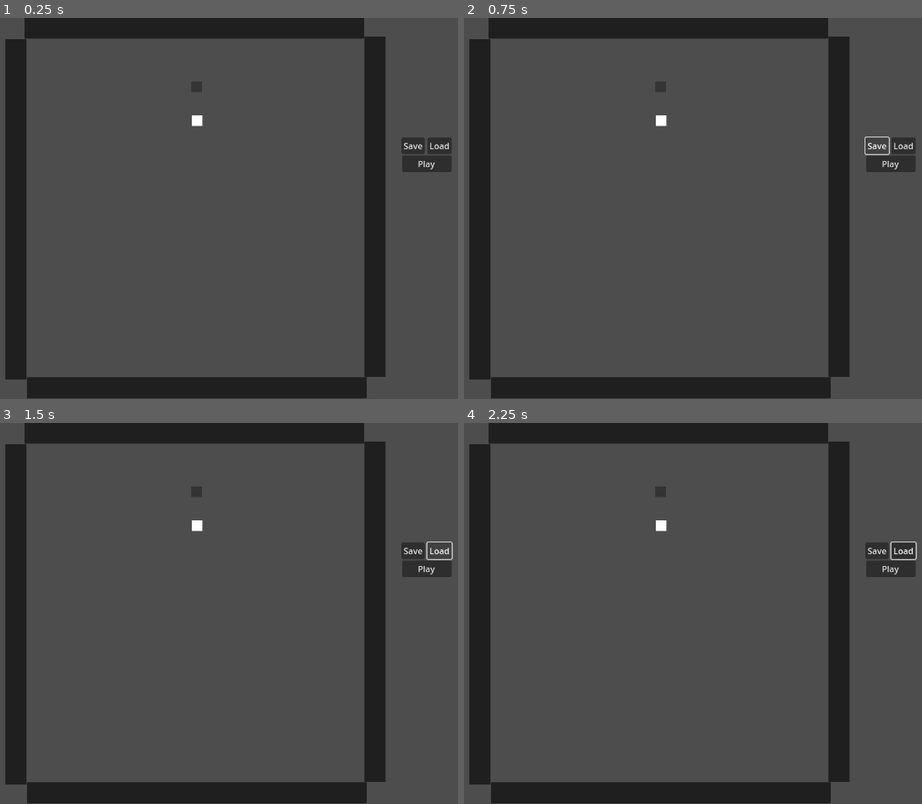
Above: before the commit, frames 1-4 (two rows, left to right).
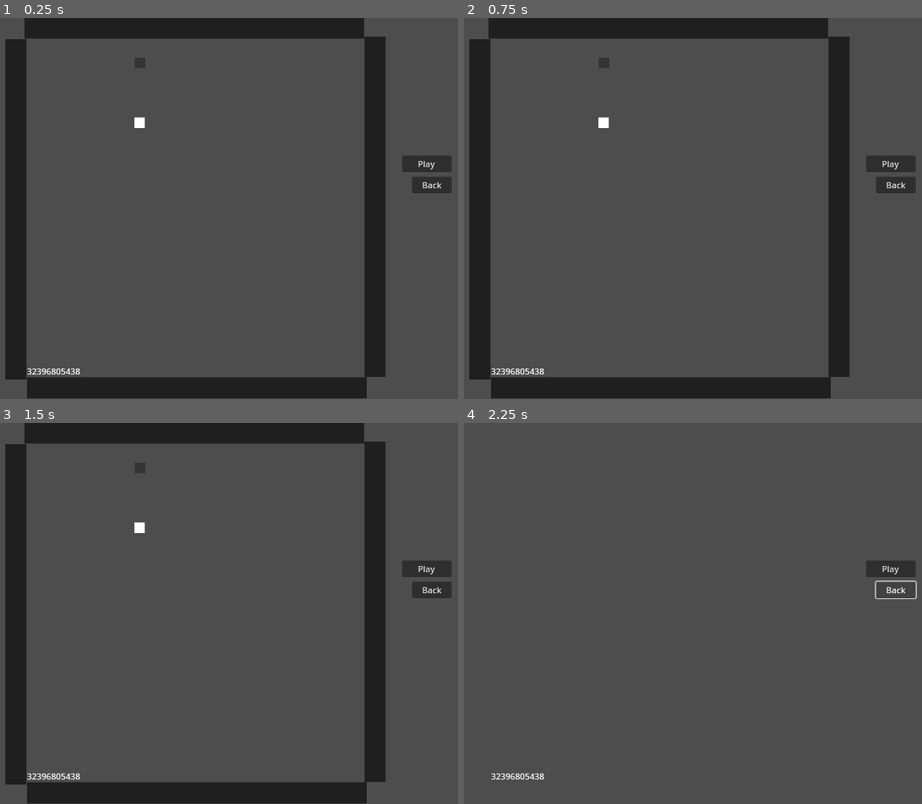
Above: after the commit, the same moments.

Repository: bjornarprytz/recursive-devices
Game: Godot game, scene res://main.tscn
The game is run twice, just before and just after one commit, with the same random seed, the same clock (stepped at 60 frames per second) and the same inputs.
Inputs (mouse positions are in pixels of both pictures, inside the frame that each line leads up to):
- Up to frame 1 (0.25 s): no input
- Up to frame 2 (0.75 s): click (876, 147) at 0.5 s, where only the run before the commit has a clickable "Save"
- Up to frame 3 (1.5 s): click (439, 552) at 1.25 s, where only the run before the commit has a clickable "Load"
- Up to frame 4 (2.25 s): click (894, 590) at 2 s, where only the run after the commit has a clickable "Back"

The runs differ from the first frame. In frame 1, 1.1% of the frame differs, in the area x 5-99%, y 10-94%; in frame 2, 1.0%; in frame 3, 1.0%; in frame 4, 17%, in the area x 1-99%, y 0-100%.
Error before the commit: Trying to return an array of type "Array" where expected return type is "Array[Device]". (res://device/deviceState.gd:27)
Error after the commit: Invalid call. Nonexistent function 'loadState' in base 'Nil'. (res://device/deviceEdit.gd:46)

Commit message:
wip device stack

Diff:
--- /dev/null
+++ b/src/autoload/meta.gd
@@ -0,0 +1,16 @@
+class_name MetaGame
+extends Node
+
+## These should be DeviceConfig scenes
+@export var puzzles: PackedScene
+
+var _devices: Dictionary = {}
+
+func getDeviceConfig(deviceId: int) -> DeviceConfig:
+	if not _devices.has(deviceId):
+		return null
+
+	return _devices[deviceId]
+
+func insertDeviceConfig(deviceConfig: DeviceConfig):
+	_devices[deviceConfig.id] = deviceConfig
--- /dev/null
+++ b/src/autoload/meta.tscn
@@ -0,0 +1,8 @@
+[gd_scene load_steps=3 format=3 uid="uid://banl07l8lip1y"]
+
+[ext_resource type="Script" path="res://autoload/meta.gd" id="1_bbulp"]
+[ext_resource type="PackedScene" uid="uid://bl83mm55dudci" path="res://puzzles/puzzle1.tscn" id="2_oax6p"]
+
+[node name="Meta" type="Node2D"]
+script = ExtResource("1_bbulp")
+puzzles = ExtResource("2_oax6p")
--- a/src/device/device.gd
+++ b/src/device/device.gd
@@ -8,34 +8,34 @@
 var missing_inputs: Array[InputSpec]
 
 func _ready() -> void:
-    specs.inputs = [InputSpec.new([SampleSpecs.Shape.SQUARE])]
-    specs.output = [SampleSpecs.new()]
-    missing_inputs = specs.inputs.duplicate()
+	specs.inputs = [InputSpec.new([SampleSpecs.Shape.SQUARE])]
+	specs.output = [SampleSpecs.new()]
+	missing_inputs = specs.inputs.duplicate()
 
 func _on_sensor_body_entered(body: Node2D) -> void:
-    if body is Sample:
-        _try_add_input(body)
+	if body is Sample:
+		_try_add_input(body)
 
 func _try_add_input(sample: Sample):
-    for i in range(missing_inputs.size()):
-        if missing_inputs[i].validateInput(sample.specs):
-            missing_inputs.remove_at(i)
-            sample.queue_free()
-            break
+	for i in range(missing_inputs.size()):
+		if missing_inputs[i].validateInput(sample.specs):
+			missing_inputs.remove_at(i)
+			sample.queue_free()
+			break
 
-    if missing_inputs.size() == 0:
-        _on_all_inputs_received()
+	if missing_inputs.size() == 0:
+		_on_all_inputs_received()
 
 func _on_all_inputs_received():
-    for i in range(specs.output.size()):
-        var outputSpec = specs.output[i]
-        var sample = Create.sample(outputSpec)
-        print("MY position: ", global_position)
-        sample.global_position = global_position + Vector2(0, 50)
-        print("Sample position: ", sample.global_position)
-        get_parent().add_child.call_deferred(sample)
+	for i in range(specs.output.size()):
+		var outputSpec = specs.output[i]
+		var sample = Create.sample(outputSpec)
+		print("MY position: ", global_position)
+		sample.global_position = global_position + Vector2(0, 50)
+		print("Sample position: ", sample.global_position)
+		get_parent().add_child.call_deferred(sample)
 
-    missing_inputs = specs.inputs.duplicate()
+	missing_inputs = specs.inputs.duplicate()
 
 func _on_button_pressed() -> void:
-    clicked.emit(self)
+	clicked.emit(self)
--- a/src/device/deviceConfig.gd
+++ b/src/device/deviceConfig.gd
@@ -1,7 +1,13 @@
 class_name DeviceConfig
 extends Resource
 
-var initialState: PackedScene
+## This is the ID of the state first passed to the constructor of this class
+var id: int
+@export var initialState: PackedScene
+
+func _init(state: DeviceState) -> void:
+	id = state.get_instance_id()
+	saveState(state)
 
 func saveState(state: DeviceState):
 	var scene = PackedScene.new()
--- a/src/device/deviceEdit.gd
+++ b/src/device/deviceEdit.gd
@@ -1,36 +1,66 @@
 class_name DeviceEdit
 extends Node2D
 
-var config: DeviceConfig = DeviceConfig.new()
+## This is the puzzle you have to solve
+var configStack: Array[DeviceConfig] = []
+
+var _currentConfig: DeviceConfig:
+    get:
+        if configStack.size() == 0:
+            return null
+        return configStack[0]
 
 @onready var _deviceState: DeviceState = $DeviceState
+@onready var _deviceId: RichTextLabel = $DeviceId
 
 func _ready() -> void:
-    config.saveState(_deviceState)
+    var puzzle = Meta.puzzles
+    var config = DeviceConfig.new(puzzle.instantiate() as DeviceState)
+    configStack.push_front(config)
+    _loadConfig()
+
+func _onDeviceClicked(device: Device) -> void:
+    _saveConfig(_currentConfig)
+
+    var nestedConfig: DeviceConfig = Meta.getDeviceConfig(device.specs.deviceId)
+
+    if nestedConfig == null: # TODO: This is just a temporary solution until we have a proper way to create new devices
+        nestedConfig = DeviceConfig.new(Meta.puzzles.instantiate() as DeviceState)
+        Meta.insertDeviceConfig(nestedConfig)
+
+    assert(nestedConfig != null, "No config found for device ID: " + str(device.specs.deviceId))
+
+    configStack.push_front(nestedConfig)
+    _loadConfig()
+
+    print("Clicked on device: " + str(device.specs.deviceId))
+
+func _loadConfig() -> void:
+    ## TODO: Transition by zooming into the device
+
+    var config = _currentConfig
+
+    if _deviceState != null:
+        _deviceState.queue_free()
+
+    _deviceState = config.loadState()
+    add_child.call_deferred(_deviceState)
+    _deviceId.text = str(config.id)
 
     for d in _deviceState.get_devices():
         d.clicked.connect(_onDeviceClicked)
 
-func _onDeviceClicked(device: Device) -> void:
-    # TODO: Find DeviceConfig based on a static lookup. So devices need and ID
-    # TODO: Load that device, after saving current
-    config.saveState(device.sta)
-    _loadState()
+func _saveConfig(config: DeviceConfig) -> void:
+    if config == null:
+        return
 
-func _loadState():
-    if _deviceState != null:
-        _deviceState.queue_free()
-    _deviceState = config.loadState()
-    add_child.call_deferred(_deviceState)
-
-func _saveState():
     config.saveState(_deviceState)
-
-func _on_save_pressed() -> void:
-    _saveState()
-
-func _on_load_pressed() -> void:
-    _loadState()
+    Meta.insertDeviceConfig(config) # Save the current config
 
 func _on_play_pressed() -> void:
-    _deviceState.run()
+    _deviceState.run() ## TODO: Fix the fact that devices aren't clickable when the state is paused.
+
+func _on_back_pressed() -> void:
+    _saveConfig(_currentConfig) # TODO: Reconsider saving here. At least make sure the current state is reset (after running)
+    configStack.pop_front()
+    _loadConfig()
--- a/src/device/deviceEdit.tscn
+++ b/src/device/deviceEdit.tscn
@@ -8,21 +8,6 @@
 
 [node name="DeviceState" parent="." instance=ExtResource("2_c8xwe")]
 
-[node name="Save" type="Button" parent="."]
-offset_left = 710.0
-offset_top = 187.0
-offset_right = 754.0
-offset_bottom = 218.0
-text = "Save"
-
-[node name="Load" type="Button" parent="."]
-offset_left = 759.0
-offset_top = 187.0
-offset_right = 805.0
-offset_bottom = 218.0
-text = "Load
-"
-
 [node name="Play" type="Button" parent="."]
 offset_left = 711.0
 offset_top = 221.0
@@ -30,6 +15,22 @@
 offset_bottom = 252.0
 text = "Play"
 
-[connection signal="pressed" from="Save" to="." method="_on_save_pressed"]
-[connection signal="pressed" from="Load" to="." method="_on_load_pressed"]
+[node name="Back" type="Button" parent="."]
+offset_left = 730.0
+offset_top = 261.0
+offset_right = 805.0
+offset_bottom = 292.0
+text = "Back"
+
+[node name="DeviceId" type="RichTextLabel" parent="."]
+offset_left = 1.0
+offset_top = 617.0
+offset_right = 132.0
+offset_bottom = 639.0
+focus_mode = 2
+fit_content = true
+context_menu_enabled = true
+selection_enabled = true
+
 [connection signal="pressed" from="Play" to="." method="_on_play_pressed"]
+[connection signal="pressed" from="Back" to="." method="_on_back_pressed"]
--- a/src/device/deviceSpecs.gd
+++ b/src/device/deviceSpecs.gd
@@ -1,6 +1,8 @@
 class_name DeviceSpecs
 extends Resource
 
+## Matches the deviceId in the DeviceState
+var deviceId: int
 
 ## How long this device takes to produce output
 @export var duration: float
--- a/src/device/deviceState.gd
+++ b/src/device/deviceState.gd
@@ -20,7 +20,7 @@
 	state.process_mode = Node.PROCESS_MODE_DISABLED
 
 func get_devices() -> Array[Device]:
-	var devices = []
+	var devices : Array[Device] = []
 	for device in _devices.get_children():
 		if device is Device:
 			devices.append(device)
--- a/src/device/deviceState.tscn
+++ b/src/device/deviceState.tscn
@@ -1,15 +1,7 @@
-[gd_scene load_steps=7 format=3 uid="uid://dh7qi35h7vkuq"]
+[gd_scene load_steps=3 format=3 uid="uid://dh7qi35h7vkuq"]
 
 [ext_resource type="Script" path="res://device/deviceState.gd" id="1_vm80u"]
 [ext_resource type="PackedScene" uid="uid://cli44osk288cl" path="res://device/bounds.tscn" id="2_hxp8b"]
-[ext_resource type="PackedScene" uid="uid://brq2p76noovtp" path="res://sample/sample.tscn" id="3_bxp8c"]
-[ext_resource type="Script" path="res://sample/sampleSpecs.gd" id="4_vvc7h"]
-[ext_resource type="PackedScene" uid="uid://dea14mcixfjcg" path="res://device/device.tscn" id="5_mrpsr"]
-
-[sub_resource type="Resource" id="Resource_wr270"]
-script = ExtResource("4_vvc7h")
-shape = 1
-properties = Array[int]([])
 
 [node name="DeviceState" type="Node2D"]
 script = ExtResource("1_vm80u")
@@ -21,11 +13,4 @@
 
 [node name="Samples" type="Node2D" parent="State"]
 
-[node name="Sample" parent="State/Samples" instance=ExtResource("3_bxp8c")]
-position = Vector2(322, 91)
-specs = SubResource("Resource_wr270")
-
 [node name="Devices" type="Node2D" parent="State"]
-
-[node name="Device" parent="State/Devices" instance=ExtResource("5_mrpsr")]
-position = Vector2(323, 155)
--- a/src/project.godot
+++ b/src/project.godot
@@ -19,6 +19,7 @@
 
 Create="*res://autoload/create.tscn"
 Events="*res://autoload/events.tscn"
+Meta="*res://autoload/meta.tscn"
 
 [display]
 
--- /dev/null
+++ b/src/puzzles/puzzle1.tscn
@@ -0,0 +1,13 @@
+[gd_scene load_steps=4 format=3 uid="uid://bl83mm55dudci"]
+
+[ext_resource type="PackedScene" uid="uid://dh7qi35h7vkuq" path="res://device/deviceState.tscn" id="1_64hji"]
+[ext_resource type="PackedScene" uid="uid://dea14mcixfjcg" path="res://device/device.tscn" id="1_hgfc2"]
+[ext_resource type="PackedScene" uid="uid://brq2p76noovtp" path="res://sample/sample.tscn" id="2_fygfv"]
+
+[node name="DeviceState" instance=ExtResource("1_64hji")]
+
+[node name="Sample" parent="State/Samples" index="0" instance=ExtResource("2_fygfv")]
+position = Vector2(215, 46)
+
+[node name="Device" parent="State/Devices" index="0" instance=ExtResource("1_hgfc2")]
+position = Vector2(214, 159)
